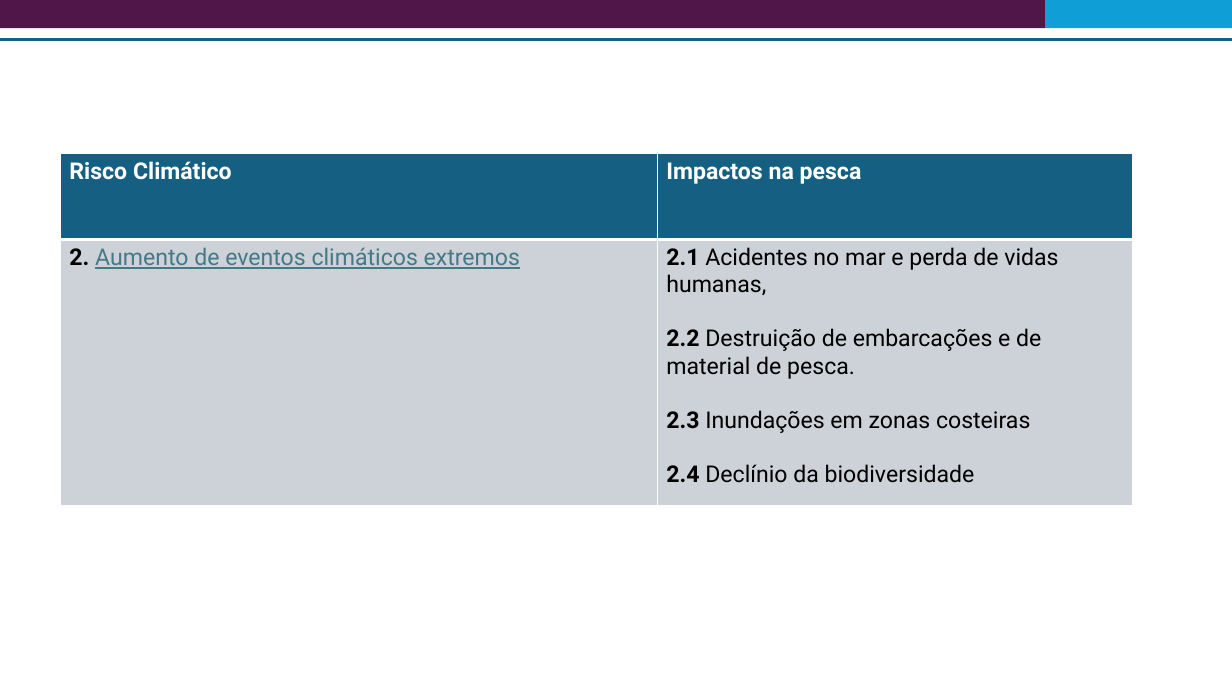
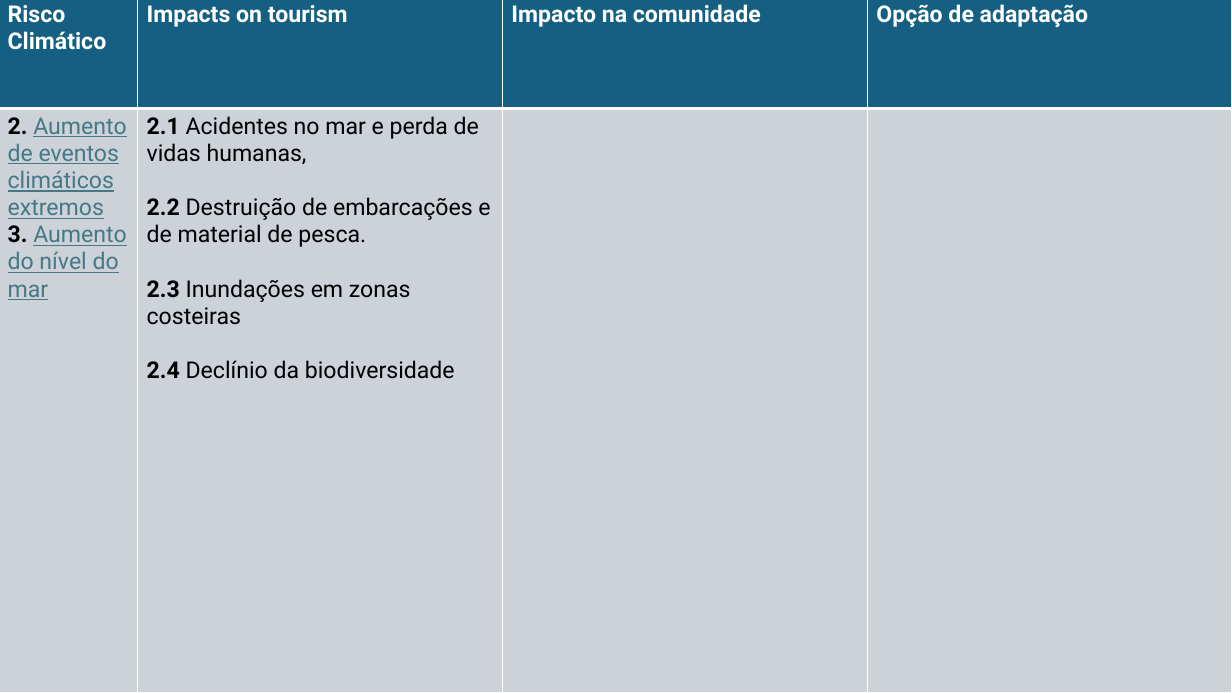
Before and after one commit to Risk-Team/trainings, a slide deck: slide 4 of STP/presentations/Session_3/Impacts and Adaptationoptions.pptx. Drawn at 1232x693 pixels with LibreOffice and Linux fonts; fonts in the diff are those of the drawing. Boxes give left, top, right and bottom in pixels: in the first picture for what was removed or moved away, otherwise in the second. Text is boxed around its words. In the diff, an @@ line names an element or a change of style, - is before the commit and + after.

```diff
--- a/STP/presentations/Session_3/Impacts and Adaptationoptions.pptx
+++ b/STP/presentations/Session_3/Impacts and Adaptationoptions.pptx
@@ table at (0, 0, 1232, 693) @@
-column 1: Risco Climático | 2. Aumento de eventos climáticos extremos
-column 2: Impactos na pesca | 2.1 Acidentes no mar e perda de vidas humanas, / 2.2 Destruição de embarcações e de material de pesca. / 2.3 Inundações em zonas costeiras / 2.4 Declínio da biodiversidade
+column 1: Risco Climático | 2. Aumento de eventos climáticos extremos / 3. Aumento do nível do mar
+column 2: Impacts on tourism | 2.1 Acidentes no mar e perda de vidas humanas, / 2.2 Destruição de embarcações e de material de pesca. / 2.3 Inundações em zonas costeiras / 2.4 Declínio da biodiversidade
+column 3: Impacto na comunidade | 
+column 4: Opção de adaptação | 
@@ table: place and size @@
-table at (60, 153, 1133, 505)
+table at (0, 0, 1232, 693)
```
Also in this commit, not shown: 1 slide removed.
